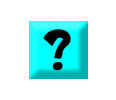
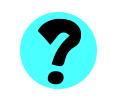
Two versions of the same layered image (116x100). Layer-by-layer changes:
painted on "Vector Smart Object" over [29, 18, 88, 85]
added layer "Ellipse 1" over [20, 12, 97, 89]
